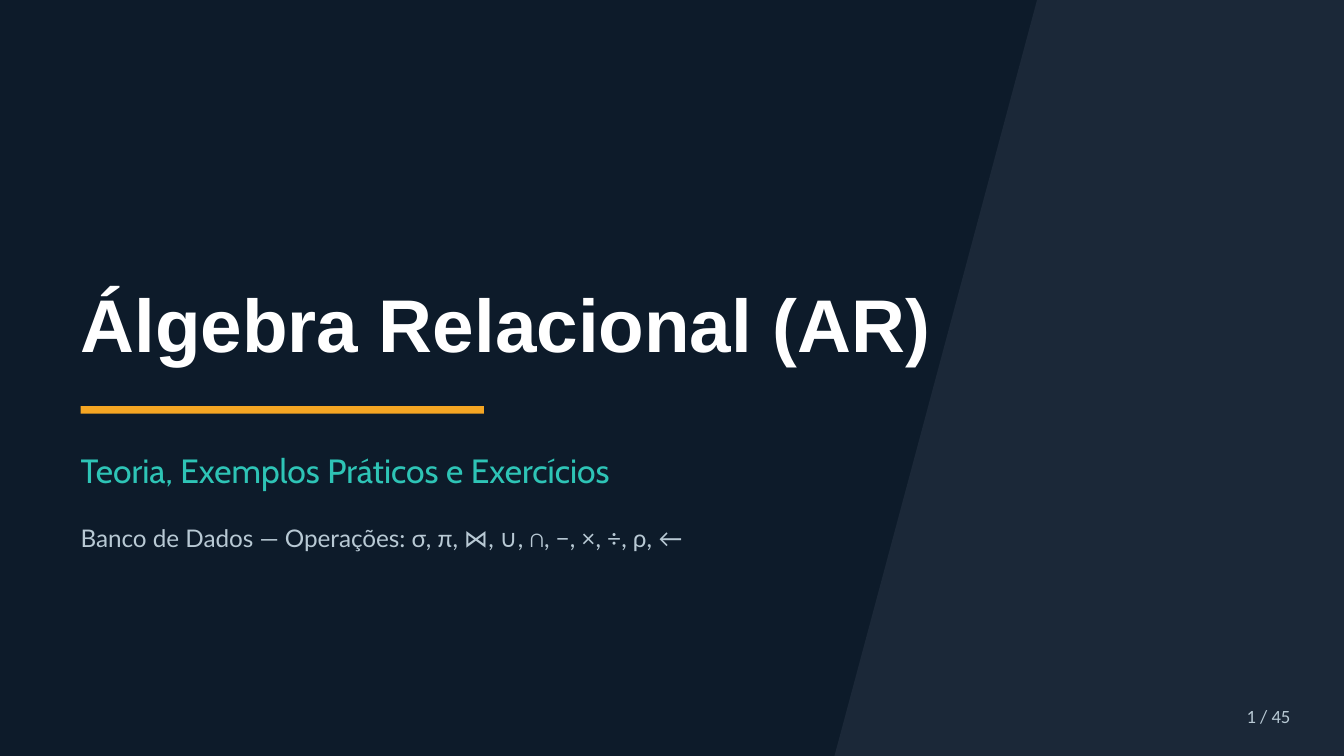
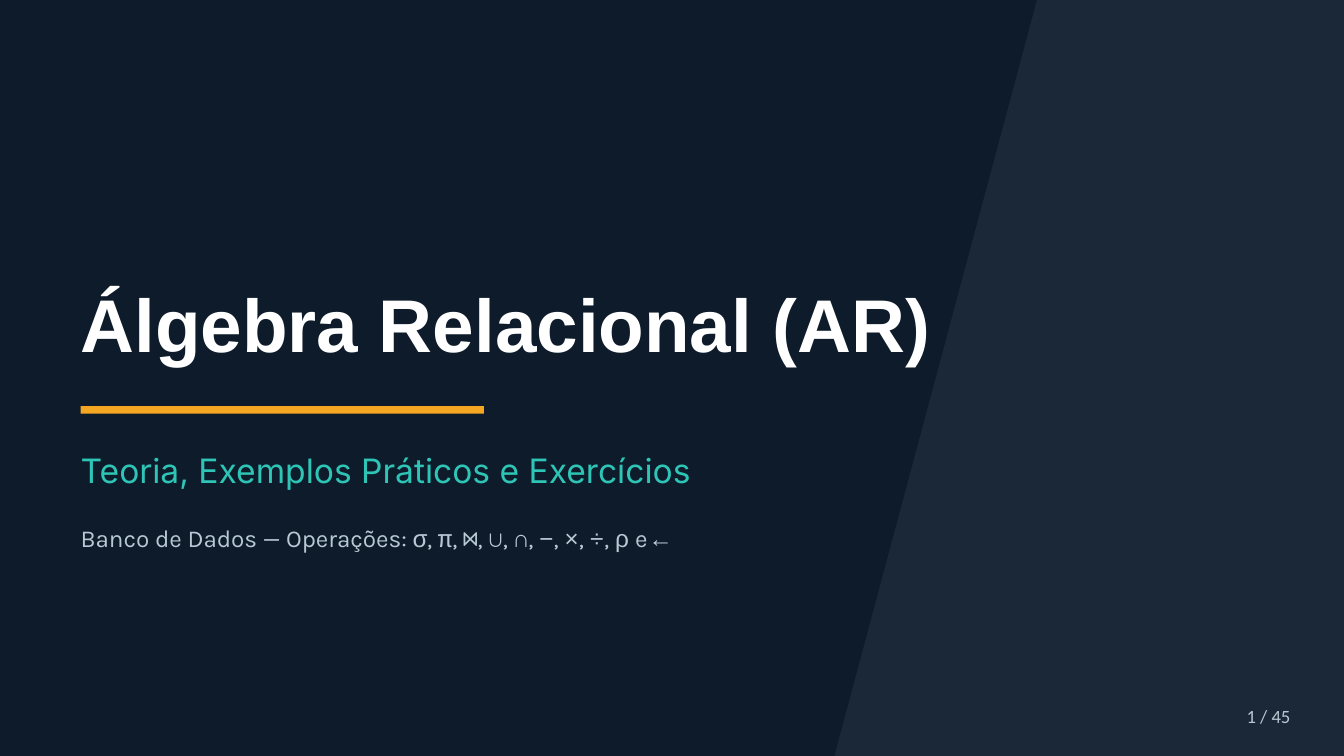
Before and after one commit to patrickaraujo/disc_BD, a slide deck: slide 1 of ARQ09/Bloco1/Algebra_Relacional_Teoria_e_Exercicios_v2.odp. Drawn at 1344x756 pixels with LibreOffice and Linux fonts; fonts in the diff are those of the drawing. Boxes give left, top, right and bottom in pixels: in the first picture for what was removed or moved away, otherwise in the second. Text is boxed around its words. In the diff, an @@ line names an element or a change of style, - is before the commit and + after.

```diff
--- a/ARQ09/Bloco1/Algebra_Relacional_Teoria_e_Exercicios_v2.odp
+++ b/ARQ09/Bloco1/Algebra_Relacional_Teoria_e_Exercicios_v2.odp
@@ text "Teoria, Exemplos Práticos e Exercícios" at [81,457,691,490]: font Cabin to Inter @@
@@ text at [81,530,647,553]: text changed; font Lato to Karla @@
-Banco de Dados — Operações: σ, π, ⋈, ∪, ∩, −, ×, ÷, ρ, ←
+Banco de Dados — Operações: σ, π, ⋈, ∪, ∩, −, ×, ÷, ρ e ←
```
Also in this commit, not shown: 14 other slides changed, 1 other file.
